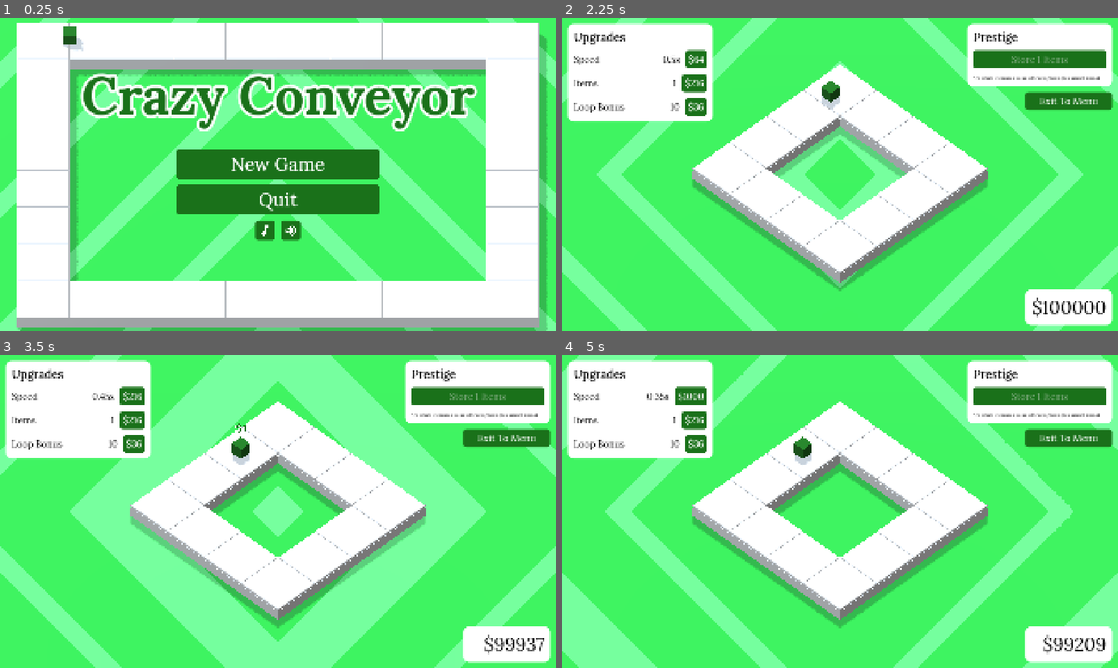
Above: before the commit, frames 1-4 (two rows, left to right).
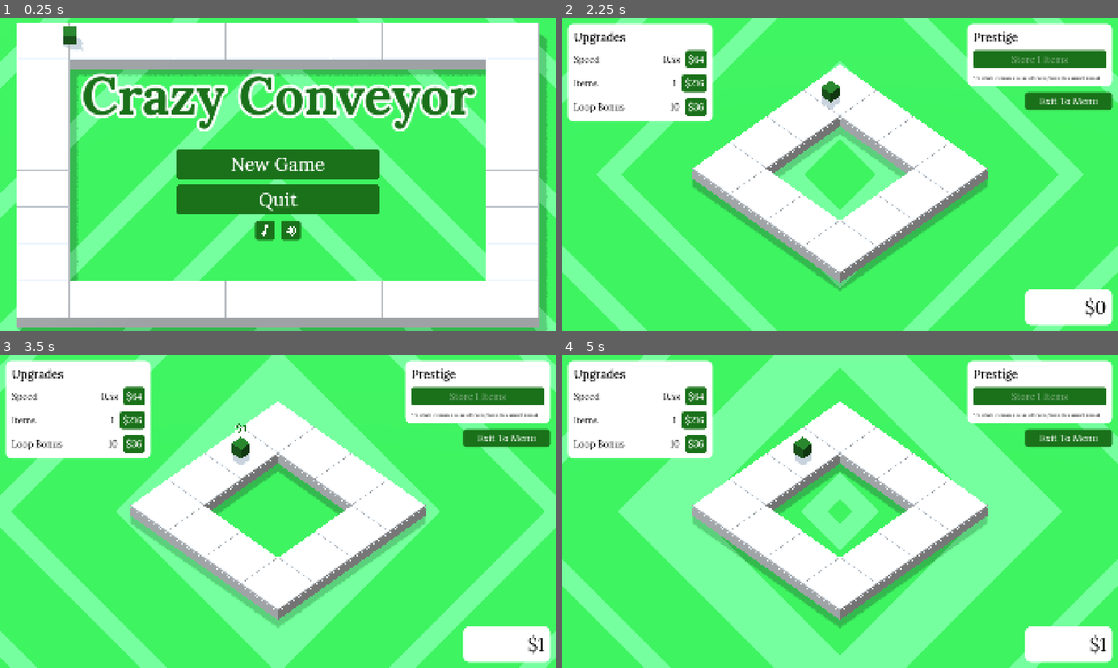
Above: after the commit, the same moments.

Repository: billyhawkes/crazy-conveyer
Game: Godot game, scene res://scenes/main_menu.tscn
Same seed, same stepped clock (60 frames per second), same inputs: the game is played once before the commit and once after it.
Inputs (mouse positions are in pixels of both pictures, inside the frame that each line leads up to):
- Up to frame 1 (0.25 s): no input
- Up to frame 2 (2.25 s): click (828, 230) at 0.5 s; click (851, 230) at 1.25 s; click "New Game" at 2 s
- Up to frame 3 (3.5 s): click "$64" at 2.75 s
- Up to frame 4 (5 s): click "$216" at 3.5 s; click "$512" (after the commit: "$64") at 4.25 s

The runs differ from the first frame. In frame 1, less than 0.1% of the frame differs, in the area x 47-53%, y 66-70%; in frame 2, 0.3%; in frame 3, 31%; in frame 4, 34%, in the area x 0-100%, y 0-100%.

Commit message:
fix: mute buttons blurry

Diff:
--- a/globals/globals.gd
+++ b/globals/globals.gd
@@ -45,7 +45,7 @@
 const PATH = "user://"
 
 func reset() -> void:
-	money = 100000
+	money = 0
 	levels = {
 		"speed": 1,
 		"items": 1,
--- a/project.godot
+++ b/project.godot
@@ -45,3 +45,4 @@
 
 renderer/rendering_method="gl_compatibility"
 renderer/rendering_method.mobile="gl_compatibility"
+textures/vram_compression/import_etc2_astc=true
--- a/scenes/mute_buttons.gd
+++ b/scenes/mute_buttons.gd
@@ -2,27 +2,22 @@
 
 @onready var music_button: Button = %MusicButton
 @onready var sound_button: Button = %SoundButton
-
-const MUSIC_NOTE = preload("uid://c0ye0erxi3rvk")
-const MUSIC_OFF = preload("uid://bjim4eppfop47")
-const VOLUME_OFF = preload("uid://can6gjqcm5q8w")
-const VOLUME_UP = preload("uid://d4xw70lvl22q")
+@onready var music_on: TextureRect = %MusicOn
+@onready var music_off: TextureRect = %MusicOff
+@onready var volume_on: TextureRect = %VolumeOn
+@onready var volume_off: TextureRect = %VolumeOff
 
 func _ready() -> void:
 	set_music_icon(Audio.music_enabled)
 	set_sound_icon(Audio.sounds_enabled)
 
 func set_music_icon(on: bool) -> void:
-	if on:
-		music_button.icon = MUSIC_NOTE
-	else:
-		music_button.icon = MUSIC_OFF
+	music_on.visible = on
+	music_off.visible = !on
 
 func set_sound_icon(on: bool) -> void:
-	if on:
-		sound_button.icon = VOLUME_UP
-	else:
-		sound_button.icon = VOLUME_OFF
+	volume_on.visible = on
+	volume_off.visible = !on
 
 func _on_music_button_pressed() -> void:
 	var new_toggle = !Audio.music_enabled
@@ -32,7 +27,4 @@
 func _on_sound_button_pressed() -> void:
 	var new_toggle = !Audio.sounds_enabled
 	Events.sound.toggle_sounds.emit()
-	if new_toggle:
-		sound_button.icon = VOLUME_UP
-	else:
-		sound_button.icon = VOLUME_OFF
+	set_sound_icon(new_toggle)
--- a/scenes/mute_buttons.tscn
+++ b/scenes/mute_buttons.tscn
@@ -1,26 +1,96 @@
-[gd_scene load_steps=5 format=3 uid="uid://dh7r42sv4j0g"]
+[gd_scene load_steps=7 format=3 uid="uid://dh7r42sv4j0g"]
 
 [ext_resource type="Theme" uid="uid://dmcn8ld0wnxje" path="res://interface/theme.tres" id="1_ibobf"]
 [ext_resource type="Script" uid="uid://cobbxl1c1y8xg" path="res://scenes/mute_buttons.gd" id="2_hreoh"]
-[ext_resource type="Texture2D" uid="uid://c0ye0erxi3rvk" path="res://assets/icons/music_note_48dp_FFFFFF_FILL0_wght400_GRAD0_opsz48.png" id="2_vrp7q"]
-[ext_resource type="Texture2D" uid="uid://d4xw70lvl22q" path="res://assets/icons/volume_up_48dp_FFFFFF_FILL0_wght400_GRAD0_opsz48.png" id="3_hreoh"]
+[ext_resource type="Texture2D" uid="uid://dm8vpdqumoaxw" path="res://assets/icons/volume_up_256dp_FFFFFF_FILL0_wght400_GRAD0_opsz48.png" id="3_hreoh"]
+[ext_resource type="Texture2D" uid="uid://u1gti82kiorl" path="res://assets/icons/music_note_256dp_FFFFFF_FILL0_wght400_GRAD0_opsz48.png" id="3_ltf12"]
+[ext_resource type="Texture2D" uid="uid://dkqpi1a8ho85g" path="res://assets/icons/music_off_256dp_FFFFFF_FILL0_wght400_GRAD0_opsz48.png" id="4_0ct01"]
+[ext_resource type="Texture2D" uid="uid://bb8f1gll5qc8x" path="res://assets/icons/volume_off_256dp_FFFFFF_FILL0_wght400_GRAD0_opsz48.png" id="4_73r60"]
 
 [node name="MuteButtons" type="HBoxContainer"]
 anchors_preset = -1
-offset_right = 156.0
+offset_right = 108.0
 offset_bottom = 68.0
 theme = ExtResource("1_ibobf")
 script = ExtResource("2_hreoh")
 
 [node name="MusicButton" type="Button" parent="."]
 unique_name_in_owner = true
+custom_minimum_size = Vector2(68, 0)
 layout_mode = 2
-icon = ExtResource("2_vrp7q")
+
+[node name="MusicOn" type="TextureRect" parent="MusicButton"]
+unique_name_in_owner = true
+layout_mode = 1
+anchors_preset = -1
+anchor_left = 0.5
+anchor_top = 0.5
+anchor_right = 0.5
+anchor_bottom = 0.5
+offset_left = -24.0
+offset_top = -24.0
+offset_right = 24.0
+offset_bottom = 24.0
+grow_horizontal = 2
+grow_vertical = 2
+texture = ExtResource("3_ltf12")
+expand_mode = 1
+
+[node name="MusicOff" type="TextureRect" parent="MusicButton"]
+unique_name_in_owner = true
+layout_mode = 1
+anchors_preset = -1
+anchor_left = 0.5
+anchor_top = 0.5
+anchor_right = 0.5
+anchor_bottom = 0.5
+offset_left = -24.0
+offset_top = -24.0
+offset_right = 24.0
+offset_bottom = 24.0
+grow_horizontal = 2
+grow_vertical = 2
+texture = ExtResource("4_0ct01")
+expand_mode = 1
 
 [node name="SoundButton" type="Button" parent="."]
 unique_name_in_owner = true
+custom_minimum_size = Vector2(68, 68)
 layout_mode = 2
-icon = ExtResource("3_hreoh")
+
+[node name="VolumeOn" type="TextureRect" parent="SoundButton"]
+unique_name_in_owner = true
+layout_mode = 1
+anchors_preset = -1
+anchor_left = 0.5
+anchor_top = 0.5
+anchor_right = 0.5
+anchor_bottom = 0.5
+offset_left = -24.0
+offset_top = -24.0
+offset_right = 24.0
+offset_bottom = 24.0
+grow_horizontal = 2
+grow_vertical = 2
+texture = ExtResource("3_hreoh")
+expand_mode = 1
+
+[node name="VolumeOff" type="TextureRect" parent="SoundButton"]
+unique_name_in_owner = true
+layout_mode = 1
+anchors_preset = -1
+anchor_left = 0.5
+anchor_top = 0.5
+anchor_right = 0.5
+anchor_bottom = 0.5
+offset_left = -24.0
+offset_top = -24.0
+offset_right = 24.0
+offset_bottom = 24.0
+grow_horizontal = 2
+grow_vertical = 2
+texture = ExtResource("4_73r60")
+expand_mode = 1
 
 [connection signal="pressed" from="MusicButton" to="." method="_on_music_button_pressed"]
 [connection signal="pressed" from="SoundButton" to="." method="_on_sound_button_pressed"]
Binary file added: assets/icons/music_note_256dp_FFFFFF_FILL0_wght400_GRAD0_opsz48.png
Not shown, added: assets/icons/music_note_256dp_FFFFFF_FILL0_wght400_GRAD0_opsz48.png.import
Binary file removed: assets/icons/music_note_48dp_FFFFFF_FILL0_wght400_GRAD0_opsz48.png
Not shown, removed: assets/icons/music_note_48dp_FFFFFF_FILL0_wght400_GRAD0_opsz48.png.import
Binary file added: assets/icons/music_off_256dp_FFFFFF_FILL0_wght400_GRAD0_opsz48.png
Not shown, added: assets/icons/music_off_256dp_FFFFFF_FILL0_wght400_GRAD0_opsz48.png.import
Binary file removed: assets/icons/music_off_48dp_FFFFFF_FILL0_wght400_GRAD0_opsz48.png
Not shown, removed: assets/icons/music_off_48dp_FFFFFF_FILL0_wght400_GRAD0_opsz48.png.import
Binary file added: assets/icons/volume_off_256dp_FFFFFF_FILL0_wght400_GRAD0_opsz48.png
Not shown, added: assets/icons/volume_off_256dp_FFFFFF_FILL0_wght400_GRAD0_opsz48.png.import
Binary file removed: assets/icons/volume_off_48dp_FFFFFF_FILL0_wght400_GRAD0_opsz48.png
Not shown, removed: assets/icons/volume_off_48dp_FFFFFF_FILL0_wght400_GRAD0_opsz48.png.import
(and 7 more such lines)
